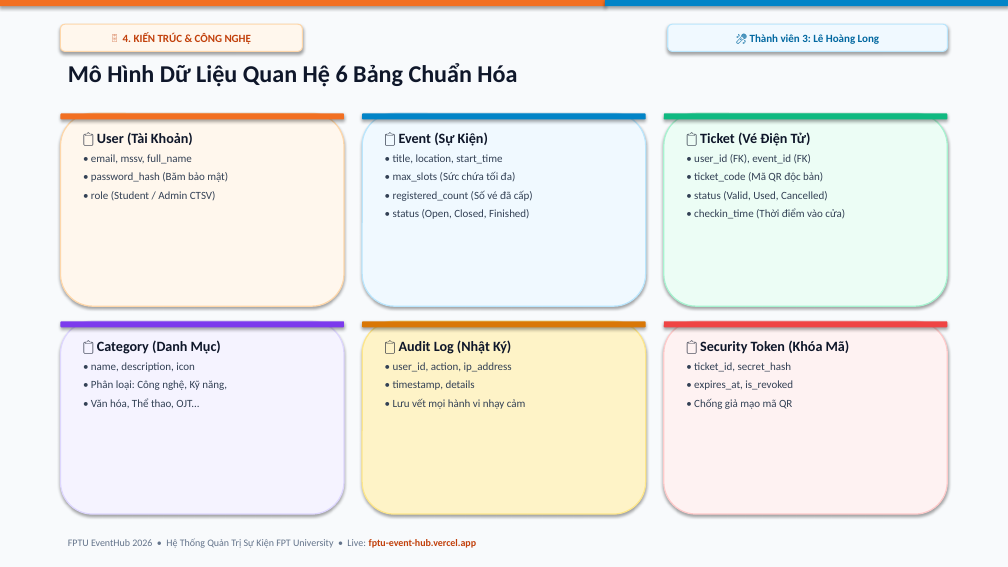
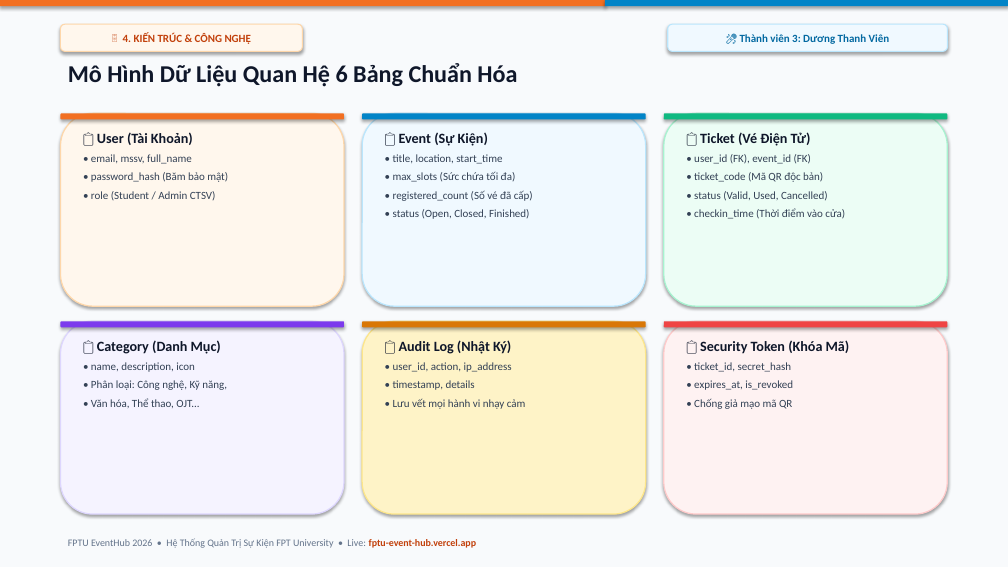
Before and after one commit to CongDung0506/FPTU-EventHub, a slide deck: slide 13 of SLIDE_THUYET_TRINH_FPTU_EVENTHUB.pptx. Drawn at 1008x567 pixels with LibreOffice and Linux fonts; fonts in the diff are those of the drawing. Boxes give left, top, right and bottom in pixels: in the first picture for what was removed or moved away, otherwise in the second. Text is boxed around its words. In the diff, an @@ line names an element or a change of style, - is before the commit and + after.

```diff
--- a/SLIDE_THUYET_TRINH_FPTU_EVENTHUB.pptx
+++ b/SLIDE_THUYET_TRINH_FPTU_EVENTHUB.pptx
@@ text in rounded rectangle at <box>740,34,890,44</box>: text changed @@
-🎤 Thành viên 3: Lê Hoàng Long
+🎤 Thành viên 3: Dương Thanh Viên
```
Also in this commit, not shown: 18 other slides changed, 10 other files.
